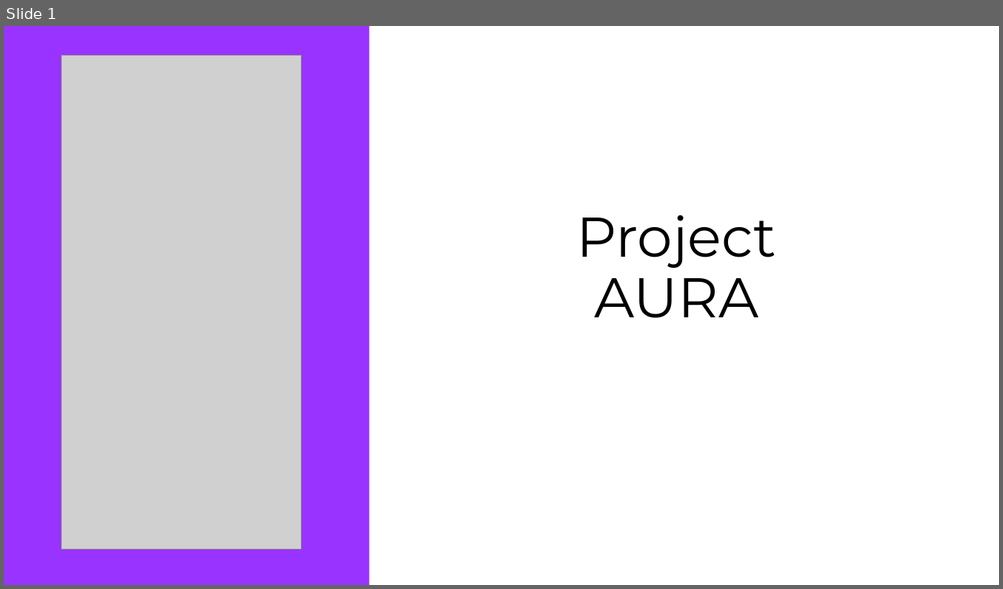
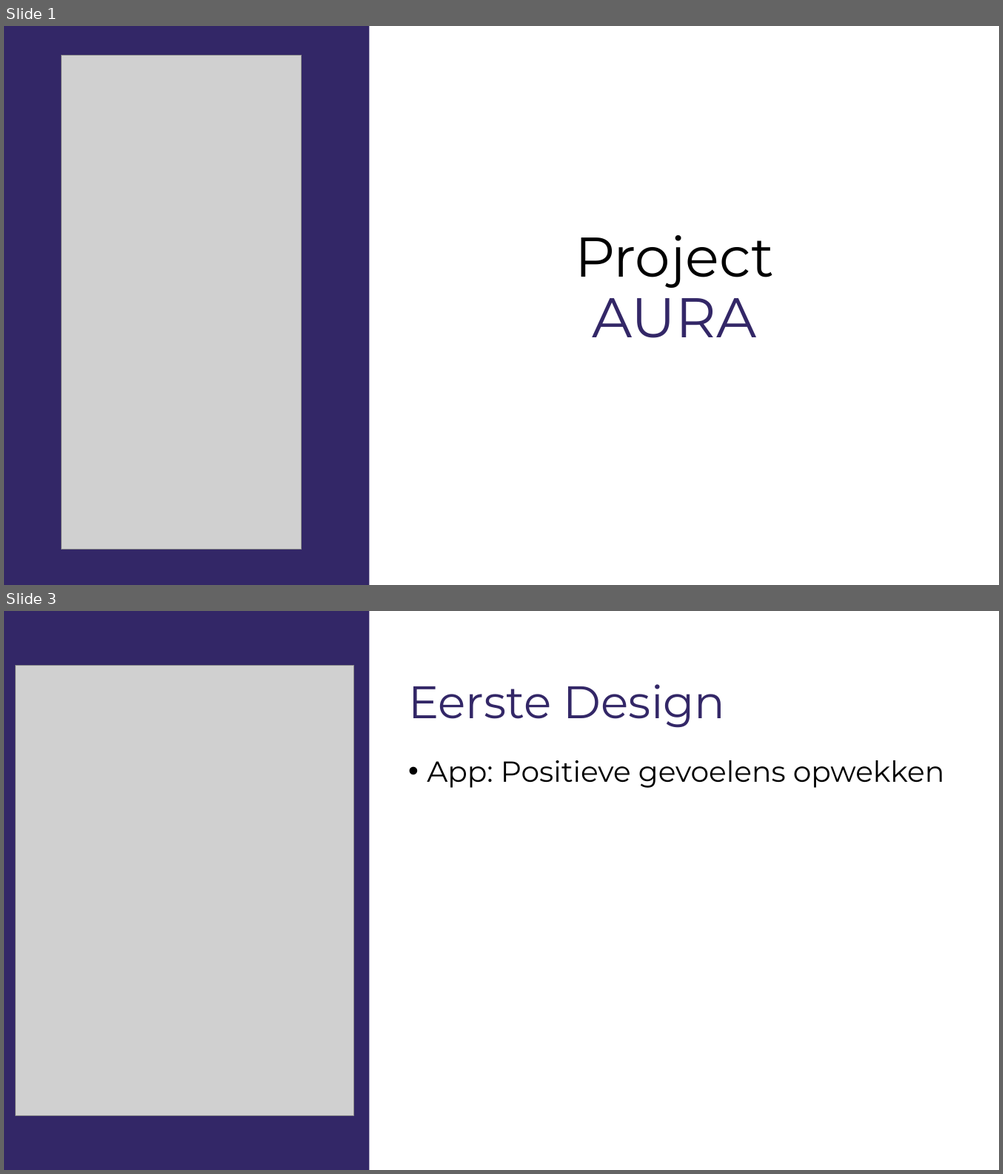
Before and after one commit to gdmgent-1819-mobdev2/positive-design-project-aura, a slide deck: research/AURA.pptx. Shown one above the other, each under a label of ours: slide 1 before the commit, slides 1 and 3 after it; the slides between them are not shown. The pictures are 1003x589 and 1003x1174 pixels, drawn with LibreOffice and Linux fonts; fonts in the diff are those of the drawing; grey boxes stand for pictures. Boxes give left, top, right and bottom in pixels: in the first picture for what was removed or moved away, otherwise in the second. Text is boxed around its words. In the diff, an @@ line names an element or a change of style, - is before the commit and + after.

```diff
--- a/research/AURA.pptx
+++ b/research/AURA.pptx
@@ slide 3 added at box(4, 611, 999, 1170), background #FFFFFF @@
@@ rectangle added at box(4, 611, 370, 1170), fill #332767 @@
@@ picture added at box(16, 665, 353, 1116) @@
@@ title added at box(408, 684, 726, 728), 44 pt, text #332767 @@
+Eerste Design
@@ text added at box(427, 760, 944, 788), 28 pt, text #000000 @@
+• App: Positieve gevoelens opwekken
@@ slide 1 changed as well @@
@@ rectangle at box(4, 26, 370, 585): fill #9933FF to #332767 @@
@@ title "Project AURA": place and size @@
-title "Project AURA" at box(577, 215, 776, 318)
+title "Project AURA" at box(575, 235, 774, 338)
@@ title "Project AURA" at box(575, 235, 774, 338): text colour #000000 to #332767 in "AURA" @@
```
Also in this commit, not shown: 1 other slide changed, 2 other slides added, 3 slides removed, 6 other files.
